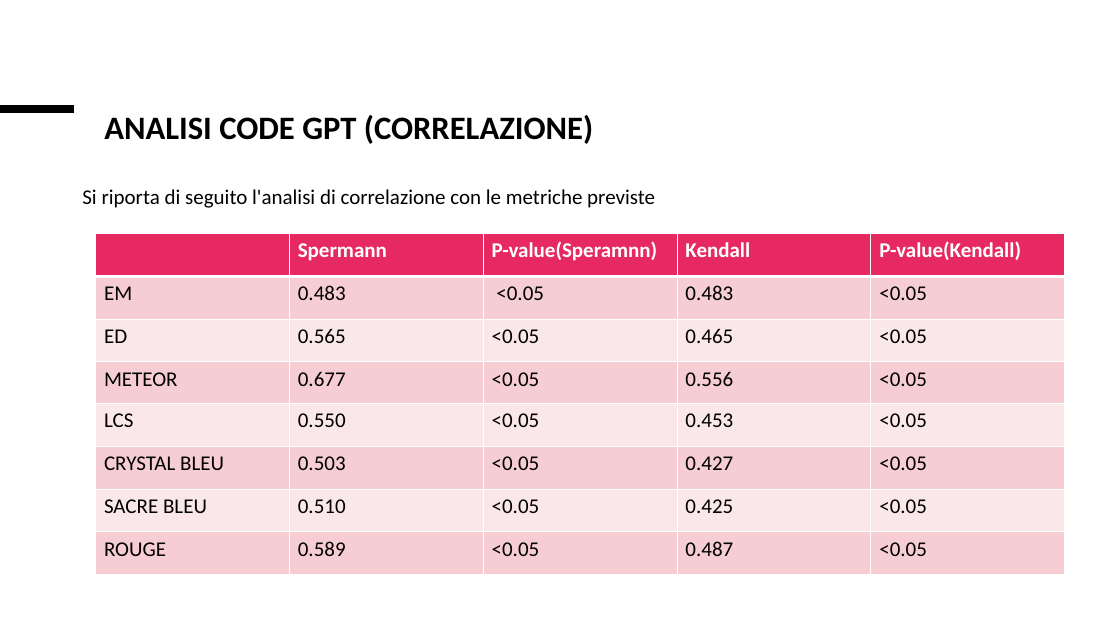
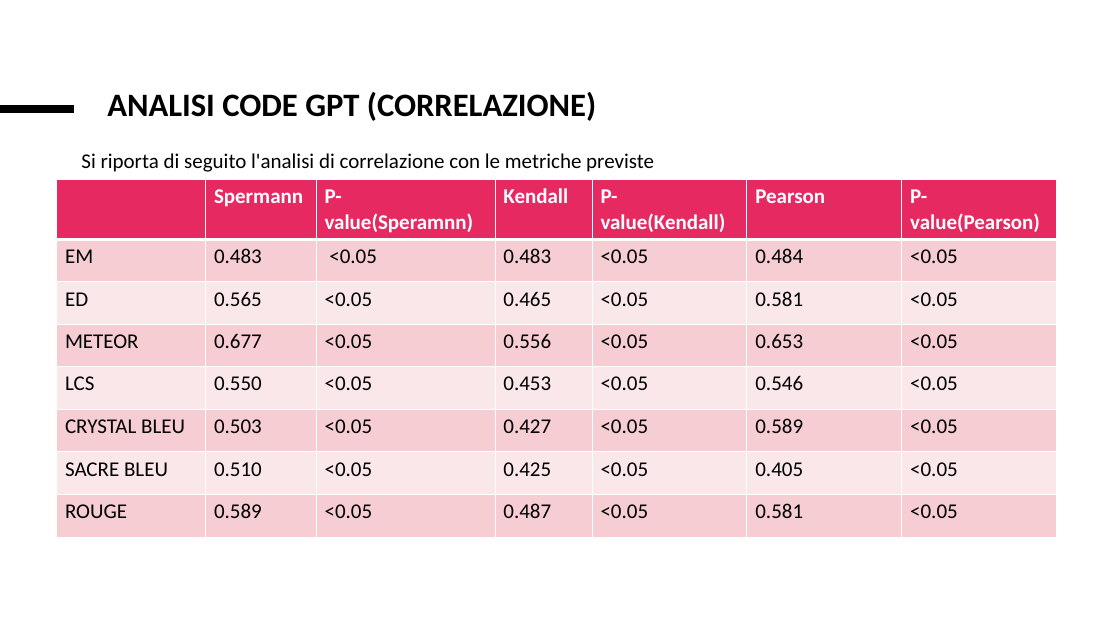
Before and after one commit to Simpronic/Tesi_Generatore_VHDL, a slide deck: slide 14 of altro/Presentazione_risultati.pptx. Drawn at 1120x630 pixels with LibreOffice and Linux fonts; fonts in the diff are those of the drawing. Boxes give left, top, right and bottom in pixels: in the first picture for what was removed or moved away, otherwise in the second. Text is boxed around its words. In the diff, an @@ line names an element or a change of style, - is before the commit and + after.

Commit message:
Aggiunta analisi di correlazione globale, modificata la presentazione, modificati i requirements

```diff
--- a/altro/Presentazione_risultati.pptx
+++ b/altro/Presentazione_risultati.pptx
@@ title "ANALISI CODE GPT (CORRELAZIONE)": place and size @@
-title "ANALISI CODE GPT (CORRELAZIONE)" at (104,115,593,144)
+title "ANALISI CODE GPT (CORRELAZIONE)" at (107,92,596,121)
@@ text "Si riporta di seguito l'analisi ...": place and size @@
-text "Si riporta di seguito l'analisi ..." at (82,189,655,208)
+text "Si riporta di seguito l'analisi ..." at (81,153,654,172)
@@ table at (56,180,1056,594) @@
+column 6: Pearson | 0.484 | 0.581 | 0.653 | 0.546 | 0.589 | 0.405 | 0.581
+column 7: P-value(Pearson) | <0.05 | <0.05 | <0.05 | <0.05 | <0.05 | <0.05 | <0.05
@@ table: place and size @@
-table at (96,234,1066,591)
+table at (56,180,1056,594)
```
Also in this commit, not shown: 6 other slides changed, 3 other files.
